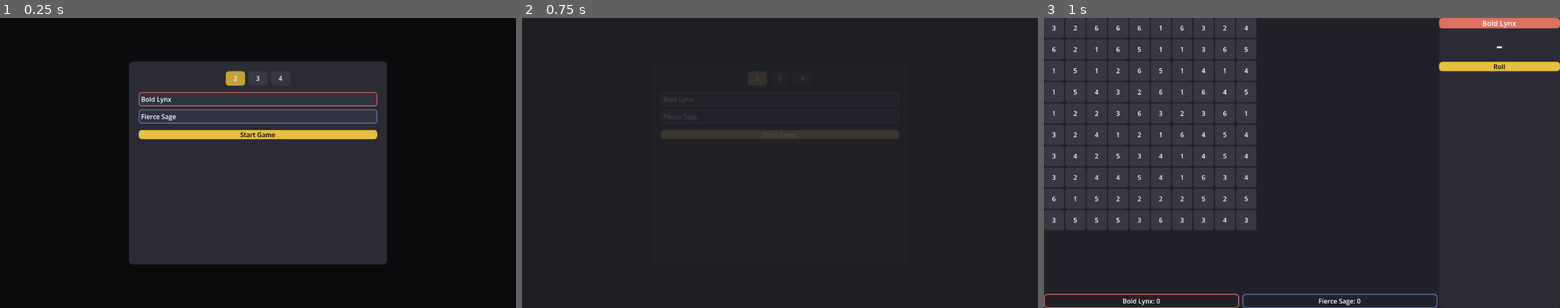
Above: before the commit, frames 1-3 (left to right).
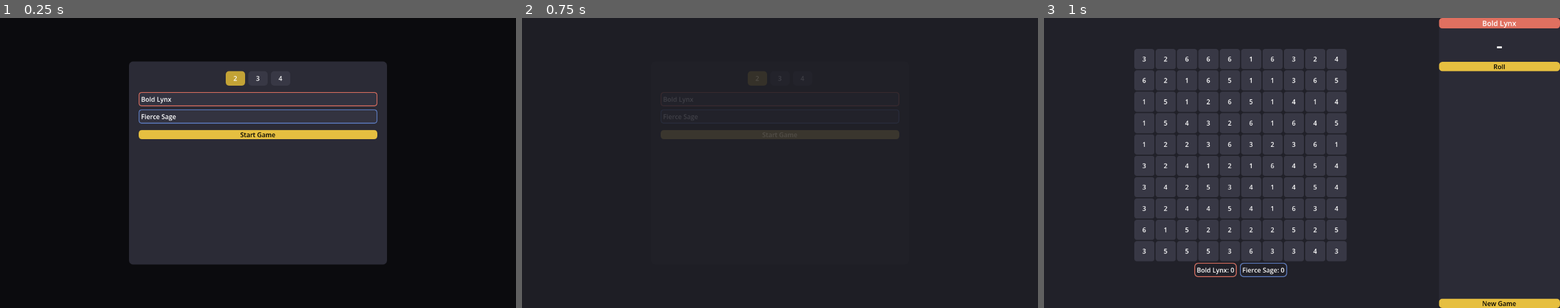
Above: after the commit, the same moments.

Repository: johnflarson/steamroller
Game: Godot game, scene res://scenes/main.tscn
Two runs of this game, one before a commit and one after it. Both use one fixed random seed, a clock stepped at 60 frames per second and the inputs below.
Inputs:
- Up to frame 1 (0.25 s): no input
- Up to frame 2 (0.75 s): click "Start Game" at 0.5 s
- Up to frame 3 (1 s): no input

Frames 1-2 are identical in both runs. In frame 3, 31% of the frame differs, in the area x 0-100%, y 0-100%.

Commit message:
feat(03): center grid on page and add sidebar restart button
- Grid and score strip use shrink+center flags instead of expand+fill
- BoardPanel vertically centers its children
- New Game button added below game log in sidebar

Co-Authored-By: Claude Opus 4.6 <noreply@anthropic.com>

Diff:
--- a/scenes/main.tscn
+++ b/scenes/main.tscn
@@ -16,14 +16,15 @@
 [node name="BoardPanel" type="VBoxContainer" parent="HBoxContainer"]
 size_flags_horizontal = 3
 size_flags_vertical = 3
+alignment = 1
 
 [node name="GridContainer" type="GridContainer" parent="HBoxContainer/BoardPanel"]
-size_flags_horizontal = 3
-size_flags_vertical = 3
+size_flags_horizontal = 4
+size_flags_vertical = 4
 columns = 10
 
 [node name="ScoreStrip" type="HBoxContainer" parent="HBoxContainer/BoardPanel"]
-size_flags_horizontal = 3
+size_flags_horizontal = 4
 theme_override_constants/separation = 8
 
 [node name="Sidebar" type="PanelContainer" parent="HBoxContainer"]
@@ -62,6 +63,9 @@
 bbcode_enabled = true
 fit_content = true
 scroll_following = true
+
+[node name="RestartButton" type="Button" parent="HBoxContainer/Sidebar/SidebarContent"]
+text = "New Game"
 
 [node name="WinOverlay" type="Control" parent="."]
 anchor_right = 1.0
--- a/scripts/main.gd
+++ b/scripts/main.gd
@@ -77,6 +77,7 @@
 @onready var score_strip: HBoxContainer = $HBoxContainer/BoardPanel/ScoreStrip
 @onready var game_log: RichTextLabel = $HBoxContainer/Sidebar/SidebarContent/LogScroll/GameLog
 @onready var log_scroll: ScrollContainer = $HBoxContainer/Sidebar/SidebarContent/LogScroll
+@onready var restart_button: Button = $HBoxContainer/Sidebar/SidebarContent/RestartButton
 @onready var win_overlay: Control = $WinOverlay
 @onready var win_title_label: Label = $WinOverlay/Panel/VBox/TitleLabel
 @onready var win_scores_container: VBoxContainer = $WinOverlay/Panel/VBox/ScoresContainer
@@ -137,6 +138,8 @@
 	# Wire persistent signals
 	roll_button.pressed.connect(_on_roll_button_pressed)
 	new_game_button.pressed.connect(_on_new_game_pressed)
+	restart_button.pressed.connect(_on_new_game_pressed)
+	_style_button_gold(restart_button)
 	_style_button_gold(new_game_button)
 
 	# Hide game UI at startup — setup screen will be shown instead
